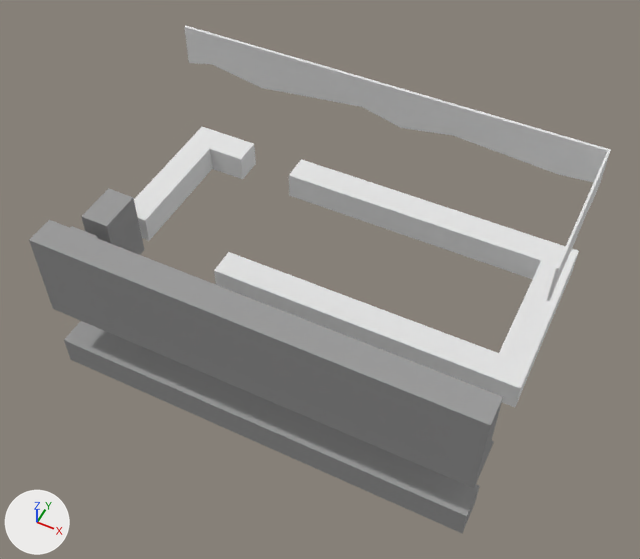
Renders of the Blender file Assets/Models/Building.blend from each side of a commit.
One viewpoint serves both versions: a 50 mm lens placed at (5.44, -27.83, 22.61), pointed at (-2.79, -11.36, 2.03). Every picture has the same lights, and +X, +Y and +Z are marked at lower left.

In view in the first picture: 'Counter', 'Counter2', 'CounterShade', 'KitchenBox', 'KitchenCounter', 'KitchenCounterTop'.
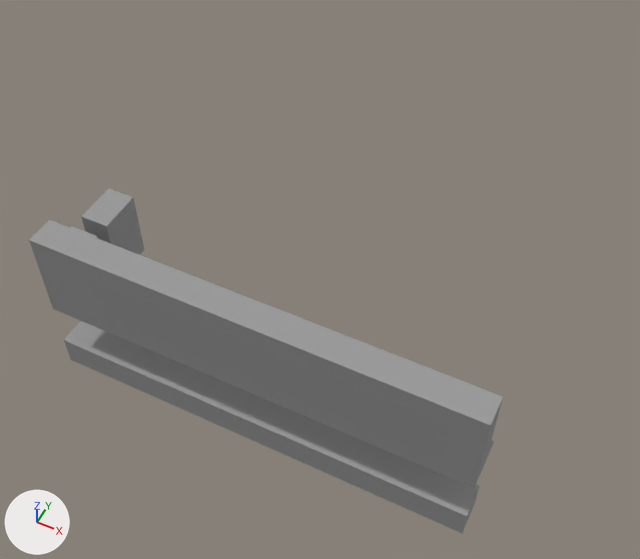
What the commit changed:
Object 'CounterShade' (ob_countershade) is now hidden.
Object 'Counter2' (ob_counter2) is now hidden.
Object 'Counter' (ob_counter) is now hidden.

Changed parts and their boxes (x1, y1, x2, y2) in the pictures (640 x 559 px):
'Counter', hidden
    before: (214, 159, 579, 407)
'CounterShade', hidden
    before: (184, 26, 611, 301)
'Counter2', hidden
    before: (134, 127, 256, 240)
